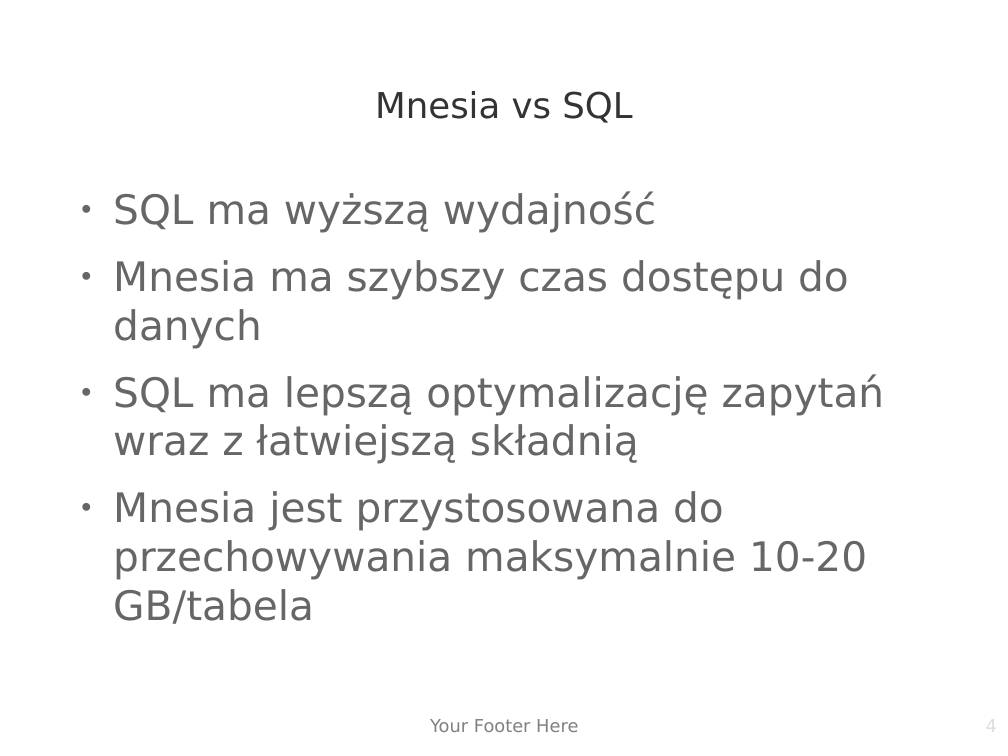
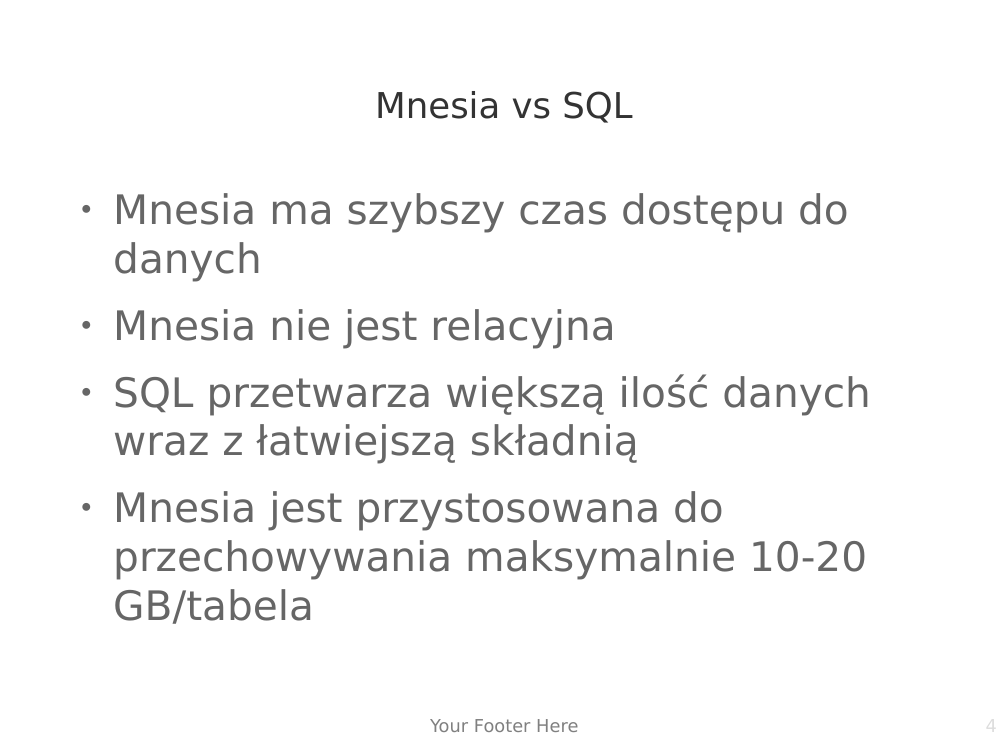
Before and after one commit to Regis111/mnesia-pres, a slide deck: slide 4 of mnesia.odp. Drawn at 1008x756 pixels with LibreOffice and Linux fonts; fonts in the diff are those of the drawing; background and template pictures are left out. Boxes give left, top, right and bottom in pixels: in the first picture for what was removed or moved away, otherwise in the second. Text is boxed around its words. In the diff, an @@ line names an element or a change of style, - is before the commit and + after.

```diff
--- a/mnesia.odp
+++ b/mnesia.odp
@@ text at box(113, 191, 656, 233): paragraph removed @@
-● SQL ma wyższą wydajność
@@ text at box(113, 309, 871, 464): text changed @@
-● SQL ma lepszą optymalizację zapytań wraz z łatwiejszą składnią
+● Mnesia nie jest relacyjna
+● SQL przetwarza większą ilość danych wraz z łatwiejszą składnią
```
Also in this commit, not shown: 1 other slide changed, 1 other file.
